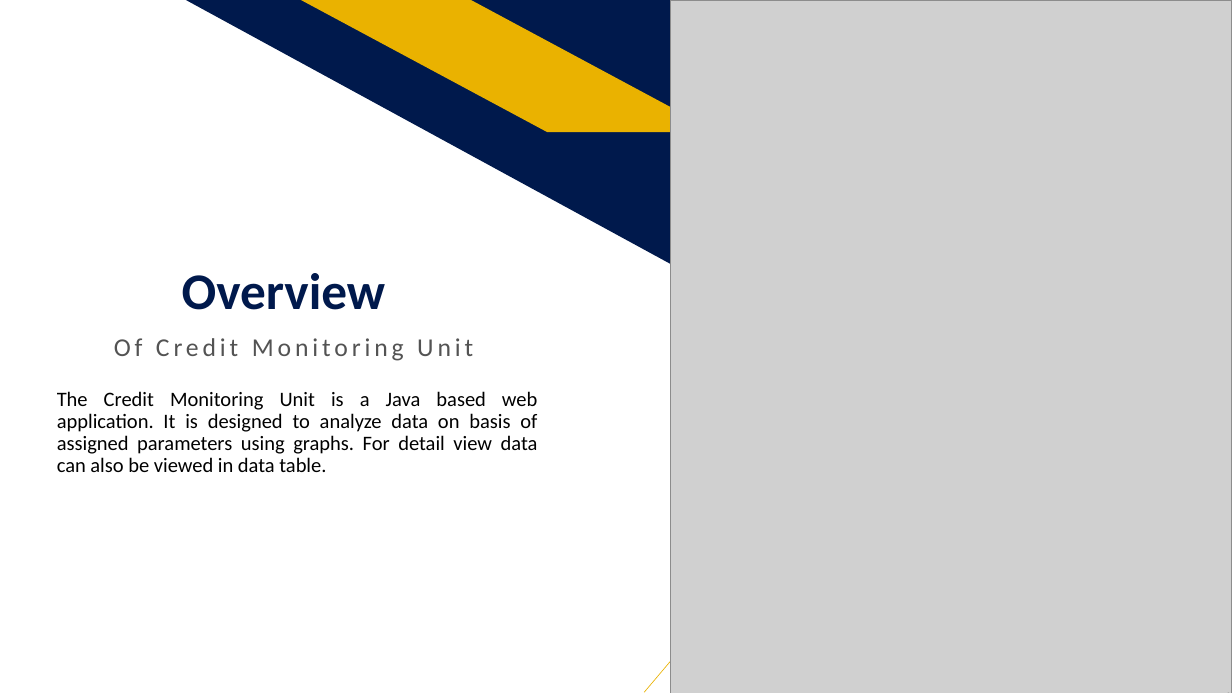
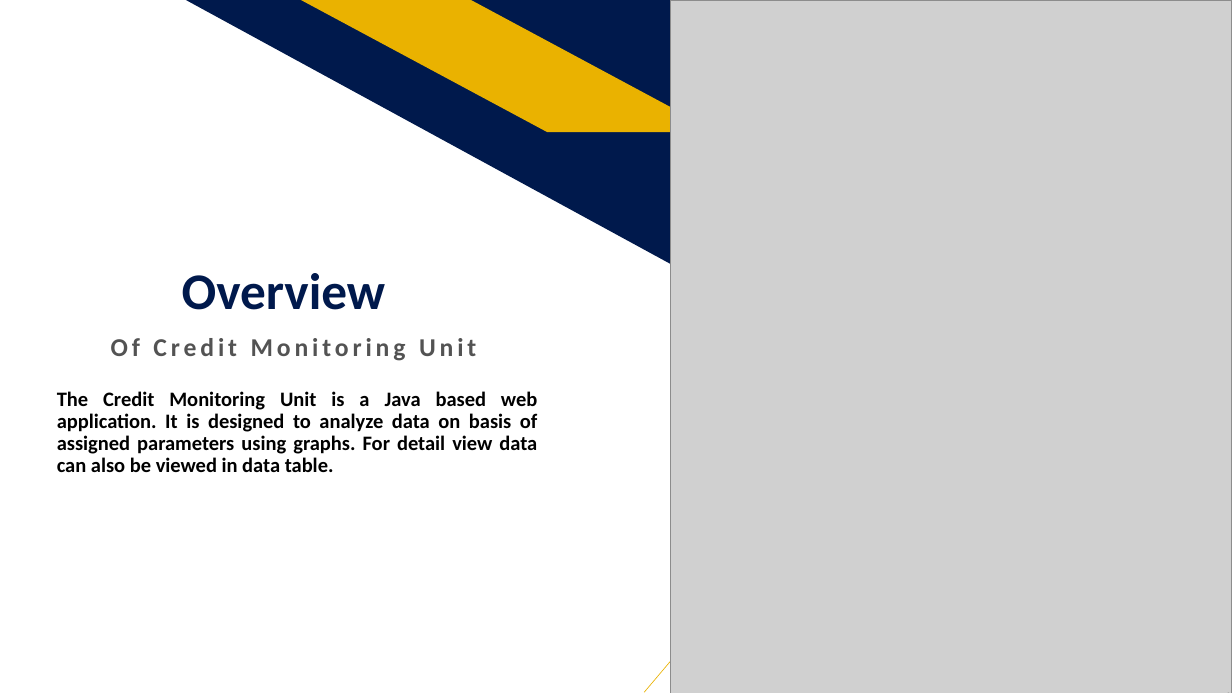
Before and after one commit to AbhijitproSaikia/Final-Axis-Project, a slide deck: slide 2 of Data Analysis Board.pptx. Drawn at 1232x693 pixels with LibreOffice and Linux fonts; fonts in the diff are those of the drawing; grey boxes stand for pictures. Boxes give left, top, right and bottom in pixels: in the first picture for what was removed or moved away, otherwise in the second. Text is boxed around its words. In the diff, an @@ line names an element or a change of style, - is before the commit and + after.

Commit message:
ppt updated

```diff
--- a/Data Analysis Board.pptx
+++ b/Data Analysis Board.pptx
@@ text "Of Credit Monitoring Unit" at (x1=111, y1=338, x2=476, y2=361): bold on @@
@@ text "The Credit Monitoring Unit is ..." at (x1=57, y1=391, x2=537, y2=472): bold on @@
```
Also in this commit, not shown: 1 other slide changed, 5 slides added.
